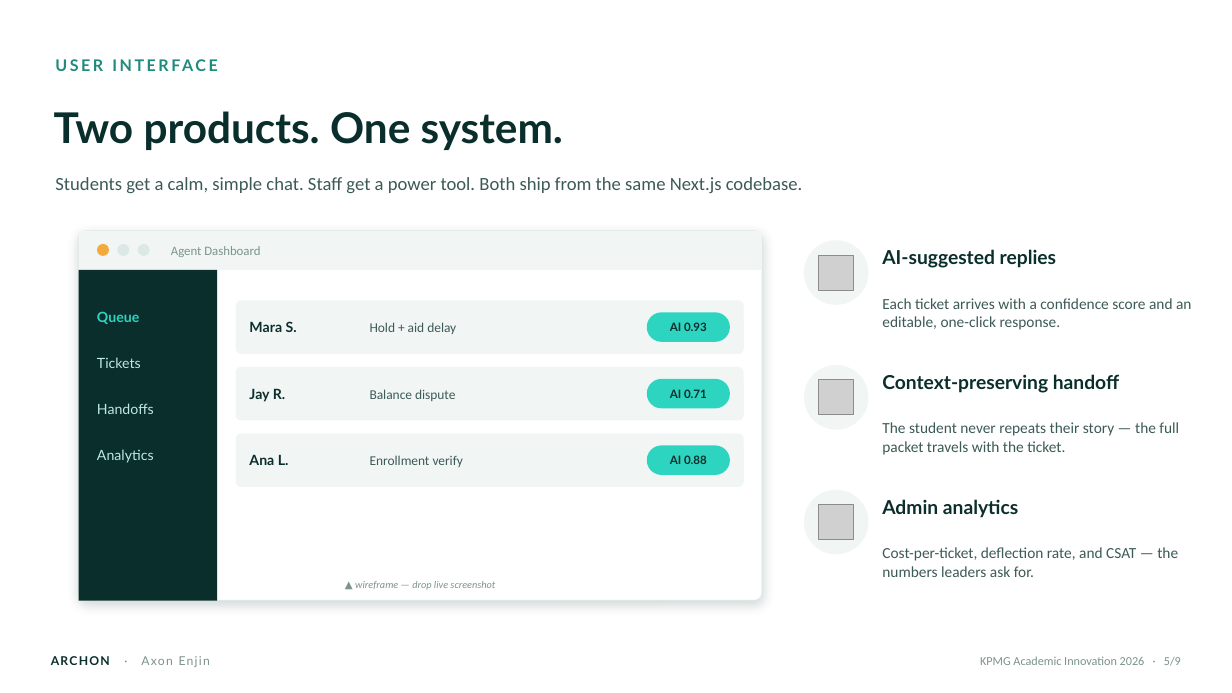
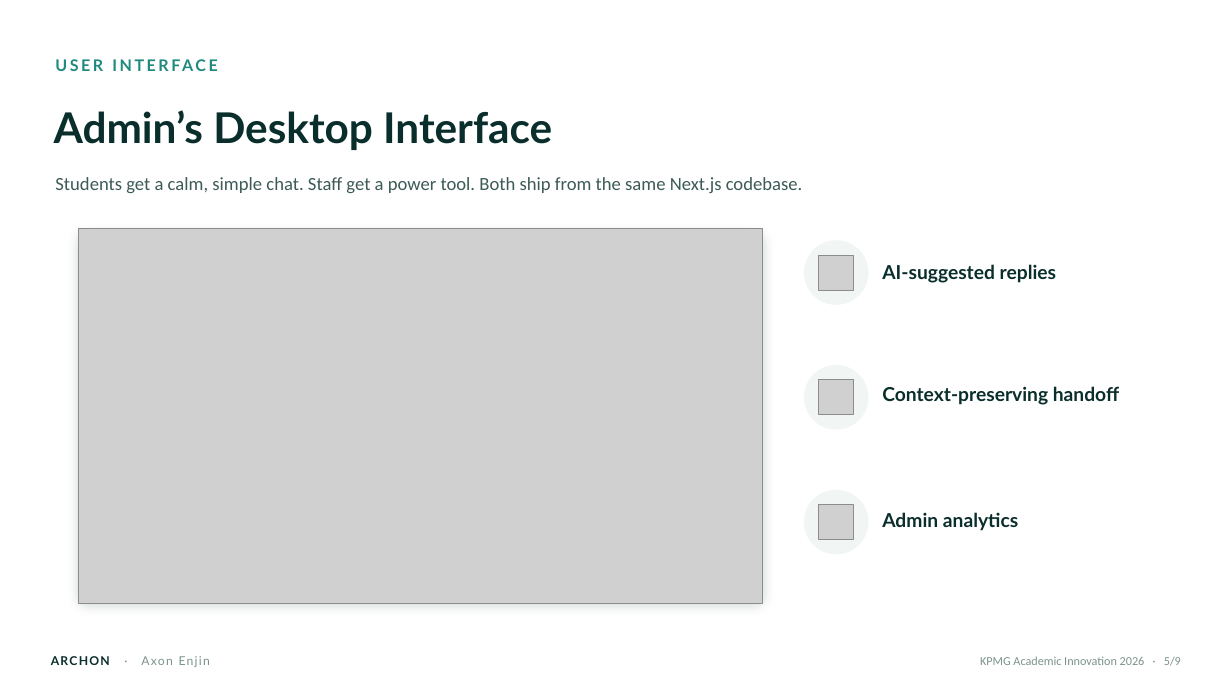
Before and after one commit to Axon-Enjin/archon, a slide deck: slide 5 of deck/Archon-KPMG-Pitch.pptx. Drawn at 1232x693 pixels with LibreOffice and Linux fonts; fonts in the diff are those of the drawing; grey boxes stand for pictures. Boxes give left, top, right and bottom in pixels: in the first picture for what was removed or moved away, otherwise in the second. Text is boxed around its words. In the diff, an @@ line names an element or a change of style, - is before the commit and + after.

```diff
--- a/deck/Archon-KPMG-Pitch.pptx
+++ b/deck/Archon-KPMG-Pitch.pptx
@@ text at (x1=54, y1=110, x2=373, y2=150): text changed @@
-Two products. One system.
+Admin’s Desktop Interface
@@ picture added at (x1=79, y1=228, x2=762, y2=604) @@
@@ ellipse removed at (x1=97, y1=244, x2=109, y2=256) @@
@@ ellipse removed at (x1=117, y1=244, x2=129, y2=256) @@
@@ ellipse removed at (x1=138, y1=244, x2=150, y2=256) @@
@@ text removed at (x1=171, y1=246, x2=260, y2=257) @@
-Agent Dashboard
@@ text "AI-suggested replies" moved from (x1=882, y1=249, x2=1056, y2=268) to (x1=882, y1=264, x2=1056, y2=283) @@
@@ text removed at (x1=882, y1=298, x2=1191, y2=330) @@
-Each ticket arrives with a confidence score and an editable, one-click response.
@@ text removed at (x1=97, y1=311, x2=139, y2=324) @@
-Queue
@@ rounded rectangle removed at (x1=236, y1=300, x2=744, y2=354) @@
@@ text removed at (x1=249, y1=321, x2=297, y2=332) @@
-Mara S.
@@ text removed at (x1=370, y1=322, x2=456, y2=334) @@
-Hold + aid delay
@@ rounded rectangle removed at (x1=647, y1=312, x2=730, y2=342) @@
@@ text removed at (x1=670, y1=322, x2=707, y2=331) @@
-AI 0.93
@@ text removed at (x1=97, y1=357, x2=141, y2=368) @@
-Tickets
@@ rounded rectangle removed at (x1=236, y1=367, x2=744, y2=421) @@
@@ text removed at (x1=249, y1=388, x2=285, y2=402) @@
-Jay R.
@@ text removed at (x1=370, y1=389, x2=455, y2=401) @@
-Balance dispute
@@ rounded rectangle removed at (x1=647, y1=379, x2=730, y2=409) @@
@@ text removed at (x1=670, y1=389, x2=707, y2=398) @@
-AI 0.71
@@ text "Context-preserving handoff" moved from (x1=882, y1=374, x2=1119, y2=393) to (x1=882, y1=386, x2=1119, y2=405) @@
@@ text removed at (x1=97, y1=403, x2=154, y2=414) @@
-Handoffs
@@ text removed at (x1=97, y1=449, x2=154, y2=463) @@
-Analytics
@@ rounded rectangle removed at (x1=236, y1=433, x2=744, y2=487) @@
@@ rounded rectangle removed at (x1=647, y1=445, x2=730, y2=475) @@
@@ text removed at (x1=882, y1=422, x2=1179, y2=455) @@
-The student never repeats their story — the full packet travels with the ticket.
@@ text removed at (x1=249, y1=454, x2=289, y2=465) @@
-Ana L.
@@ text removed at (x1=370, y1=456, x2=464, y2=467) @@
-Enrollment verify
@@ text removed at (x1=670, y1=455, x2=707, y2=464) @@
-AI 0.88
@@ text "Admin analytics" moved from (x1=882, y1=499, x2=1018, y2=518) to (x1=882, y1=512, x2=1018, y2=531) @@
@@ text removed at (x1=882, y1=547, x2=1178, y2=577) @@
-Cost-per-ticket, deflection rate, and CSAT — the numbers leaders ask for.
@@ text removed at (x1=355, y1=581, x2=495, y2=590) @@
-▲ wireframe — drop live screenshot
```
Also in this commit, not shown: 5 other slides changed.
